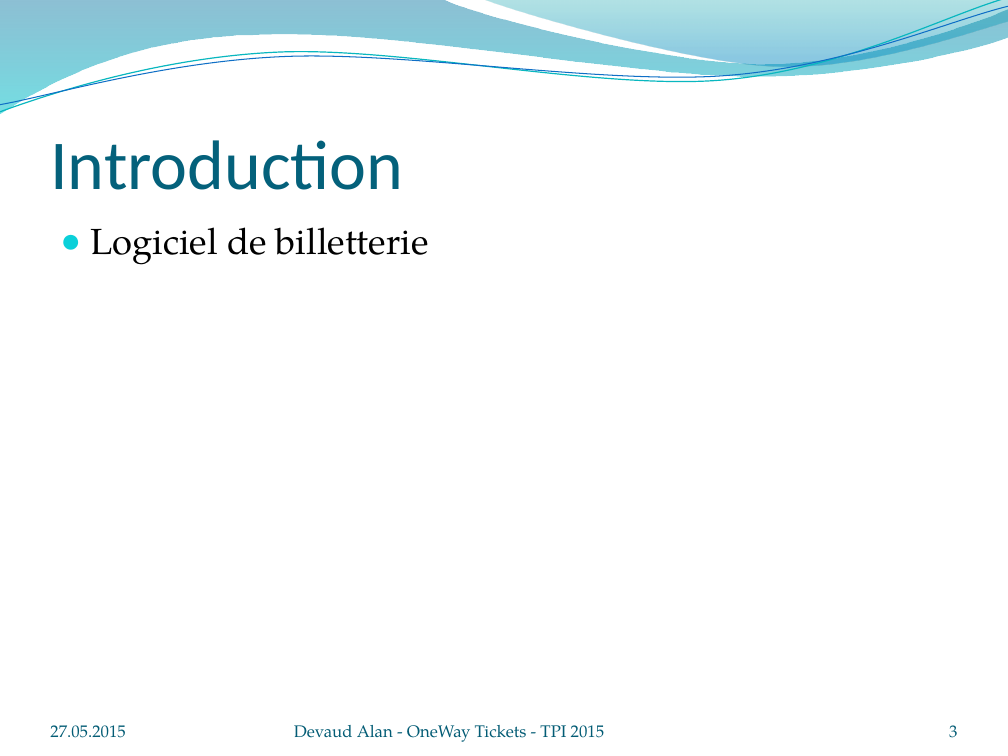
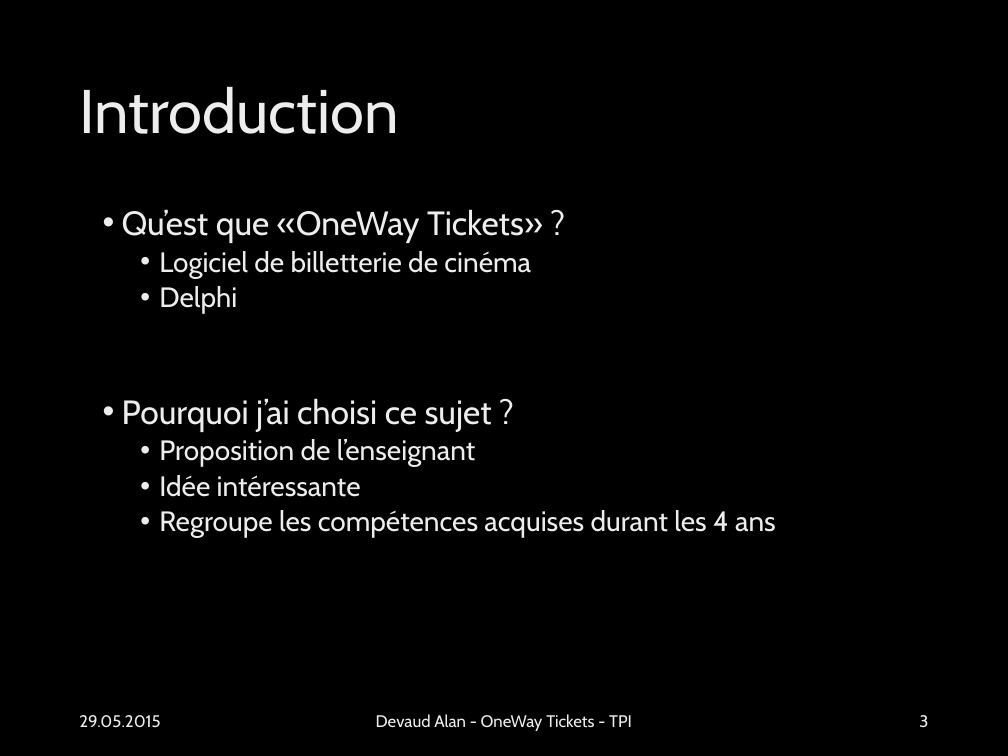
Before and after one commit to Devaud/TPI, a slide deck: slide 3 of OneWay_Tickets.pptx. Drawn at 1008x756 pixels with LibreOffice and Linux fonts; fonts in the diff are those of the drawing; background and template pictures are left out. Boxes give left, top, right and bottom in pixels: in the first picture for what was removed or moved away, otherwise in the second. Text is boxed around its words. In the diff, an @@ line names an element or a change of style, - is before the commit and + after.

```diff
--- a/OneWay_Tickets.pptx
+++ b/OneWay_Tickets.pptx
@@ freeform shape removed at [0, 0, 1008, 114] @@
@@ freeform shape removed at [0, 0, 1008, 117] @@
@@ freeform shape removed at [0, 6, 1008, 112] @@
@@ freeform shape removed at [483, 0, 1008, 70] @@
@@ title "Introduction": place and size @@
-title "Introduction" at [50, 140, 403, 190]
+title "Introduction" at [79, 86, 398, 134]
@@ title "Introduction" at [79, 86, 398, 134]: size 50 to 44 pt, font Calibri to Cabin, text colour #04617B to gradient #BFBFBF to #EDEDED to #FFFFFF; line spacing 1 to 0.9; vertical alignment bottom to middle @@
@@ text at [122, 209, 776, 538]: text changed; size 26 to 20 pt; font TeX Gyre Pagella to Cabin; text colour #000000 to gradient #BFBFBF to #EDEDED to #FFFFFF @@
-● Logiciel de billetterie
+• Qu’est que «OneWay Tickets» ?
+  • Logiciel de billetterie de cinéma
+  • Delphi
+• Pourquoi j’ai choisi ce sujet ?
+  • Proposition de l’enseignant
+  • Idée intéressante
+  • Regroupe les compétences acquises durant les 4 ans
@@ text "29.05.2015" at [79, 715, 160, 728]: vertical alignment bottom to middle @@
@@ text at [79, 715, 160, 728]: text changed; font TeX Gyre Pagella to Cabin; text colour #045D75 to gradient #9E9E9E to #EDEDED to #FFFFFF @@
-27.05.2015
+29.05.2015
@@ text "Devaud Alan - OneWay Tickets ..." at [376, 714, 632, 731]: vertical alignment bottom to middle @@
@@ text at [376, 714, 632, 731]: text changed; font TeX Gyre Pagella to Cabin; text colour #045D75 to gradient #9E9E9E to #EDEDED to #FFFFFF @@
-Devaud Alan - OneWay Tickets - TPI 2015
+Devaud Alan - OneWay Tickets - TPI
@@ page number: place and size @@
-page number at [949, 725, 957, 738]
+page number at [919, 715, 928, 728]
@@ page number at [919, 715, 928, 728]: font TeX Gyre Pagella to Cabin, text colour #045D75 to gradient #9E9E9E to #EDEDED to #FFFFFF; vertical alignment bottom to middle @@
```
Also in this commit, not shown: 8 other slides changed, 7 slides added.
